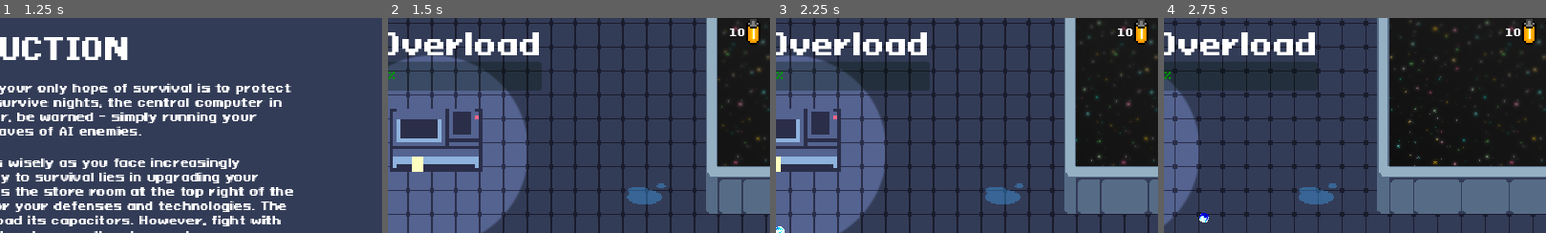
Above: before the commit, frames 1-4 (left to right).
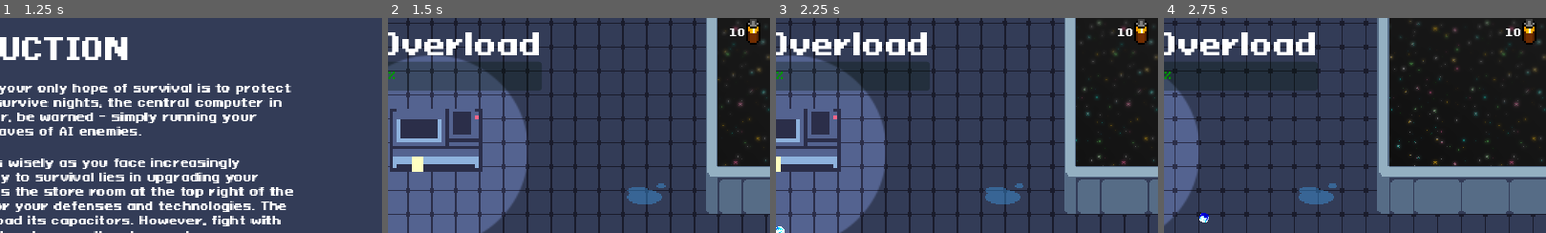
Above: after the commit, the same moments.

Repository: AugustanaCSC380January2024/final-game-solo
Game: Godot game, scene res://Scenes/main_menu.tscn
Same seed, same stepped clock (60 frames per second), same inputs: the game is played once before the commit and once after it. Sound files missing from this copy of the repository are replaced by a short silence.
Inputs (mouse positions are % of the whole screen's width and height, from its top left):
- Up to frame 1 (1.25 s): click "New Game" at 0.5 s
- Up to frame 2 (1.5 s): click "Continue" at 1.25 s
- Up to frame 3 (2.25 s): tap Enter at 2 s; move the mouse to (72, 45) at 2.02 s; hold Right (ui_right) from 2.03 s (still down); tap E (interact) at 2.1 s; click (72, 45) at 2.17 s
- Up to frame 4 (2.75 s): keep holding Right (ui_right)
The pictures show only the part of the screen within x 50-100%, y 0-50%; the shares and areas given below are measured in that part.

Frame 1 is identical in both runs. In frame 2, 0.1% of the frame differs, in the area x 94-97%, y 6-12%; in frame 3, 0.1%; in frame 4, 0.1%.

Commit message:
Updated other battery sprites and changed balancing again

Diff:
--- a/Scenes/battery_count.tscn
+++ b/Scenes/battery_count.tscn
@@ -1,17 +1,17 @@
 [gd_scene load_steps=6 format=3 uid="uid://dtwyrh14vud6i"]
 
-[ext_resource type="Texture2D" uid="uid://mue8r6mx6gtt" path="res://Assets/Sprites/items.png" id="1_nl556"]
 [ext_resource type="Script" path="res://Scripts/battery_count.gd" id="1_tmehc"]
+[ext_resource type="Texture2D" uid="uid://bk11ofhrjtb4h" path="res://Assets/Sprites/battery2.png" id="2_dmfua"]
 
-[sub_resource type="AtlasTexture" id="AtlasTexture_b5exy"]
-atlas = ExtResource("1_nl556")
-region = Rect2(16, 0, 16, 16)
+[sub_resource type="AtlasTexture" id="AtlasTexture_fs2fr"]
+atlas = ExtResource("2_dmfua")
+region = Rect2(0, 0, 16, 16)
 
 [sub_resource type="SpriteFrames" id="SpriteFrames_tp23j"]
 animations = [{
 "frames": [{
 "duration": 1.0,
-"texture": SubResource("AtlasTexture_b5exy")
+"texture": SubResource("AtlasTexture_fs2fr")
 }],
 "loop": true,
 "name": &"default",
--- a/Scenes/store_ui.tscn
+++ b/Scenes/store_ui.tscn
@@ -5,7 +5,7 @@
 [ext_resource type="Texture2D" uid="uid://ctgqv4rbwpmci" path="res://Assets/Upgrades/speed.png" id="2_mbr88"]
 [ext_resource type="Texture2D" uid="uid://diq5uhljeblb7" path="res://Assets/Upgrades/clock.png" id="3_38qir"]
 [ext_resource type="Texture2D" uid="uid://bvrf1xrwxlm3b" path="res://Assets/Upgrades/sword.png" id="4_whkfa"]
-[ext_resource type="Texture2D" uid="uid://mue8r6mx6gtt" path="res://Assets/Sprites/items.png" id="6_hucjc"]
+[ext_resource type="Texture2D" uid="uid://bk11ofhrjtb4h" path="res://Assets/Sprites/battery2.png" id="6_u6cop"]
 
 [sub_resource type="LabelSettings" id="LabelSettings_flt3w"]
 font_size = 56
@@ -42,15 +42,15 @@
 "speed": 5.0
 }]
 
-[sub_resource type="AtlasTexture" id="AtlasTexture_j07yd"]
-atlas = ExtResource("6_hucjc")
-region = Rect2(16, 0, 16, 16)
+[sub_resource type="AtlasTexture" id="AtlasTexture_3ndcn"]
+atlas = ExtResource("6_u6cop")
+region = Rect2(0, 0, 16, 16)
 
 [sub_resource type="SpriteFrames" id="SpriteFrames_uqbhv"]
 animations = [{
 "frames": [{
 "duration": 1.0,
-"texture": SubResource("AtlasTexture_j07yd")
+"texture": SubResource("AtlasTexture_3ndcn")
 }],
 "loop": true,
 "name": &"default",
--- a/Scripts/boss.gd
+++ b/Scripts/boss.gd
@@ -6,10 +6,10 @@
 
 func _ready():
 	shoot_sound_player.stream = preload("res://Assets/Sounds/Shoot/FireballPassByHeavy_SFXB.63.wav")
-	health = 200
+	health = 80
 	speed = 10
 	base_scale = 1.2
-	max_size = Vector2(1.5,1.5)
+	max_size = Vector2(1.3,1.3)
 	super._ready()
 
 func _physics_process(delta):
--- a/Scripts/player.gd
+++ b/Scripts/player.gd
@@ -164,7 +164,7 @@
 	cooldown_progress.visible = false
 
 func upgrade_damage():
-	bullet_damage += bullet_damage/2.0
+	bullet_damage += 1#bullet_damage/2.0
 	bullet_size += .1
 
 func upgrade_weapon_cooldown():
